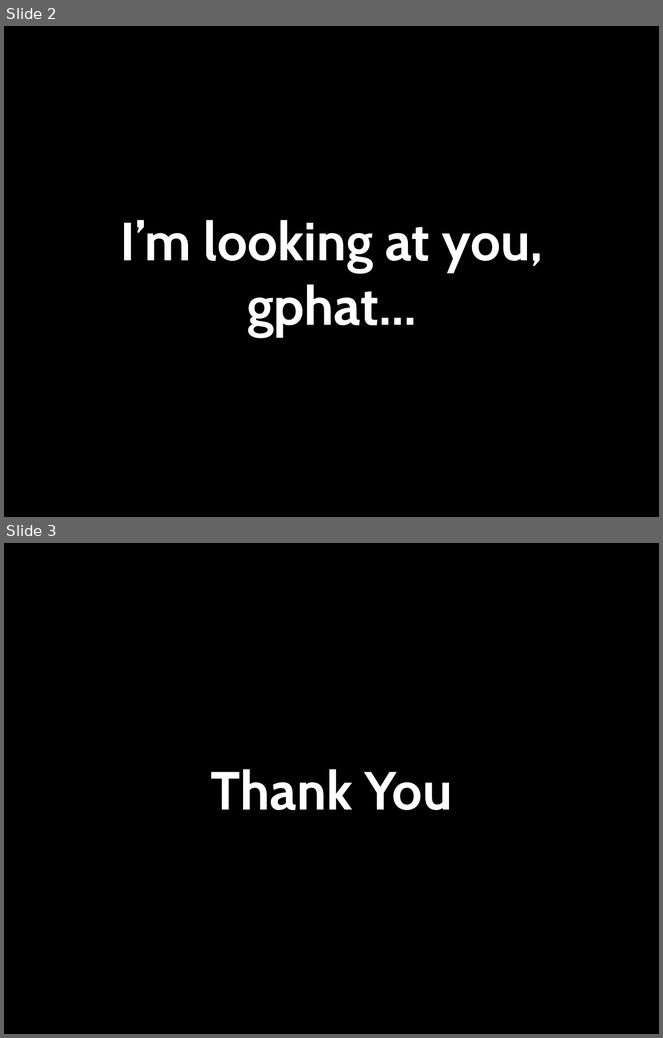
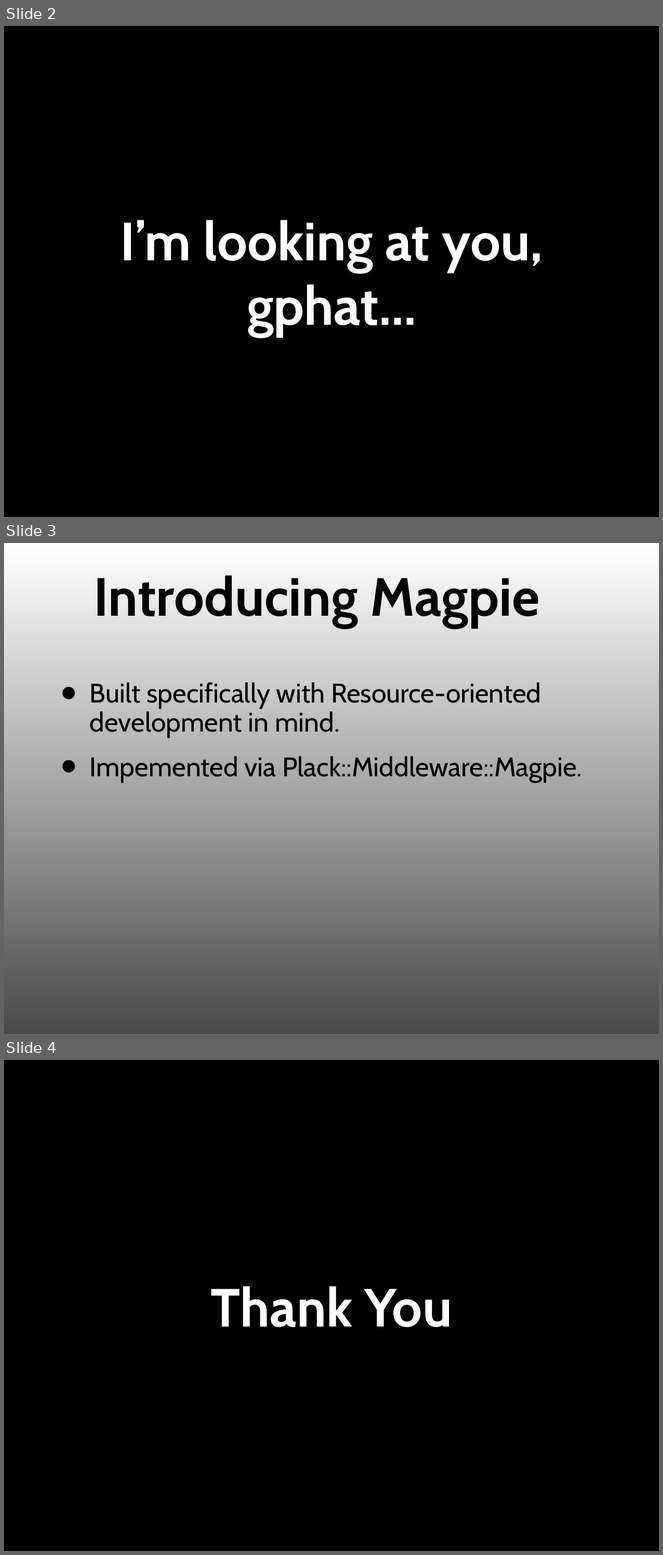
Before and after one commit to ubu/yapcna_2012, a slide deck: magpie.ppt. Shown one above the other, each under a label of ours: slides 2 and 3 before the commit, slides 2, 3 and 4 after it. The pictures are 663x1038 and 663x1555 pixels, drawn with LibreOffice and Linux fonts; fonts in the diff are those of the drawing. Boxes give left, top, right and bottom in pixels: in the first picture for what was removed or moved away, otherwise in the second. Text is boxed around its words. In the diff, an @@ line names an element or a change of style, - is before the commit and + after.

```diff
--- a/magpie.ppt
+++ b/magpie.ppt
@@ slide 3 added at (4, 543, 659, 1034), background gradient #FFFFFF to #4B4B4B @@
@@ title added at (94, 575, 540, 628), 84 pt, text #000000, bold @@
+Introducing Magpie
@@ text added at (90, 682, 582, 782), 42 pt, text #000000 @@
+• Built specifically with Resource-oriented development in mind.
+• Impemented via Plack::Middleware::Magpie.
@@ what was slide 3 is now slide 4 @@
```
Also in this commit, not shown: 1 slide changed, 1 other file.
